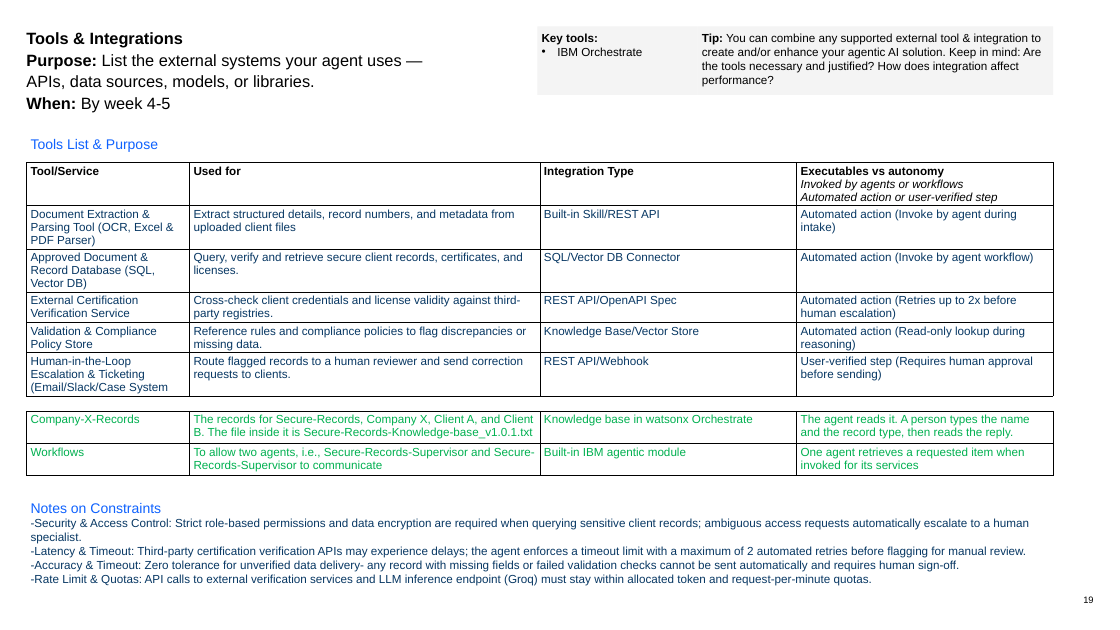
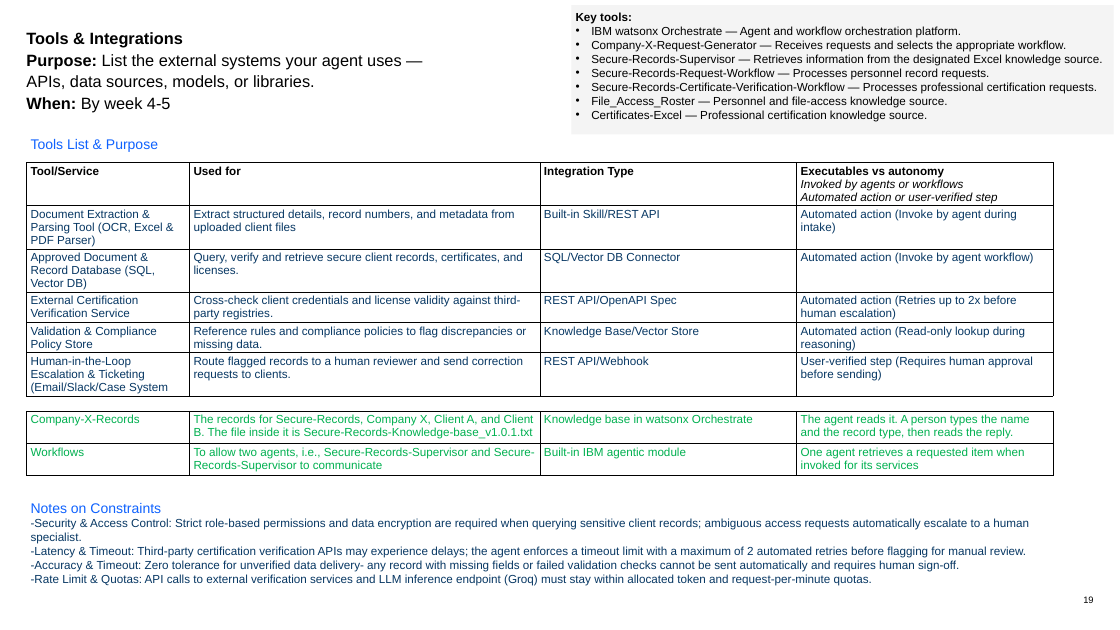
Before and after one commit to miltonr1/Debug-Midnight, a slide deck: slide 19 of Solution Design Guide for Participants, Final.pptx. Drawn at 1120x630 pixels with LibreOffice and Linux fonts; fonts in the diff are those of the drawing. Boxes give left, top, right and bottom in pixels: in the first picture for what was removed or moved away, otherwise in the second. Text is boxed around its words. In the diff, an @@ line names an element or a change of style, - is before the commit and + after.

```diff
--- a/Solution Design Guide for Participants, Final.pptx
+++ b/Solution Design Guide for Participants, Final.pptx
@@ rectangle removed at [538, 26, 698, 95] @@
-Key tools:
-• IBM Orchestrate
@@ rectangle added at [571, 5, 1113, 134], fill #F4F4F4, 20 pt, text #000000 @@
+Key tools:
+• IBM watsonx Orchestrate — Agent and workflow orchestration platform.
+• Company-X-Request-Generator — Receives requests and selects the appropriate workflow.
+• Secure-Records-Supervisor — Retrieves information from the designated Excel knowledge source.
+• Secure-Records-Request-Workflow — Processes personnel record requests.
+• Secure-Records-Certificate-Verification-Workflow — Processes professional certification requests.
+• File_Access_Roster — Personnel and file-access knowledge source.
+• Certificates-Excel — Professional certification knowledge source.
@@ rectangle removed at [698, 26, 1053, 95] @@
-Tip: You can combine any supported external tool & integration to create and/or enhance your agentic AI solution. Keep in mind: Are the tools necessary and justified? How does integration affect performance?
```
Also in this commit, not shown: 3 other slides changed.
